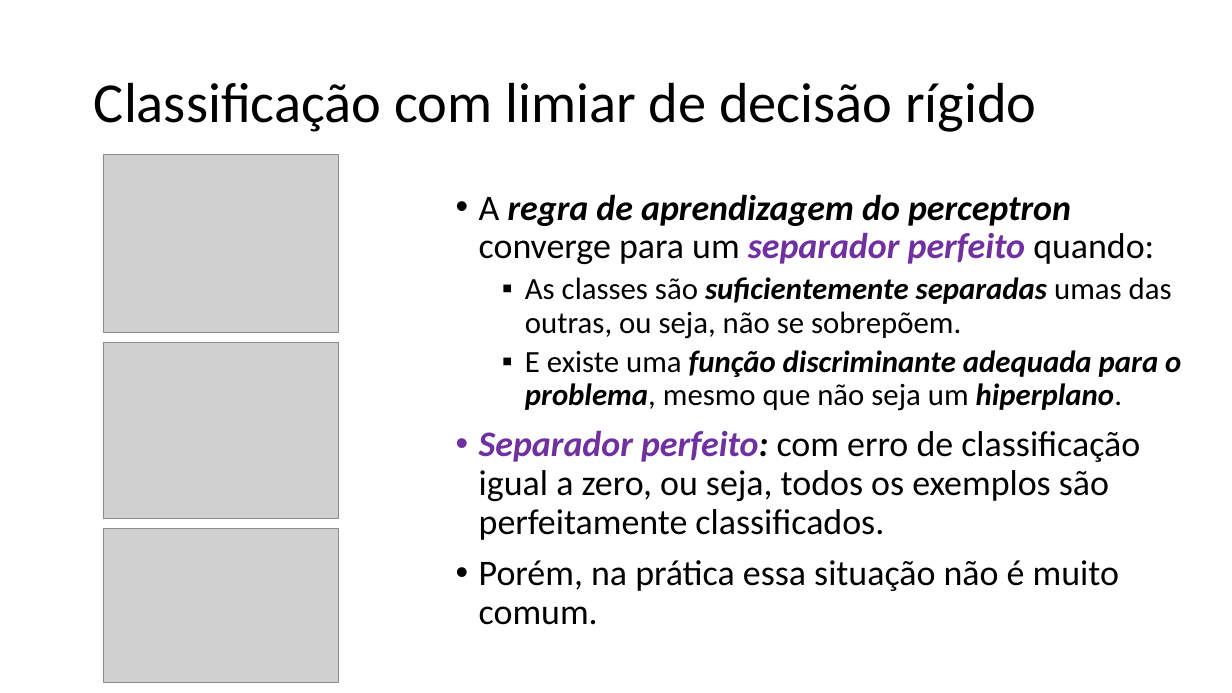
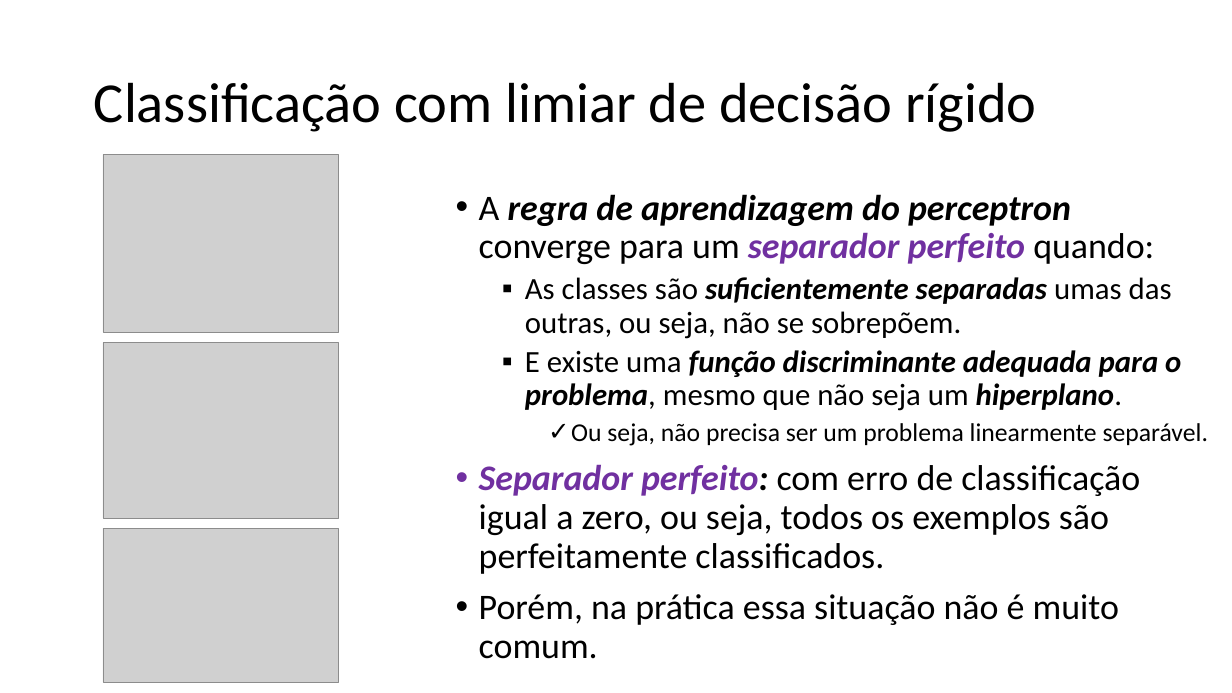
Before and after one commit to zz4fap/t320_aprendizado_de_maquina, a slide deck: slide 19 of slides/T320_Classificação (Parte II).pptx. Drawn at 1232x693 pixels with LibreOffice and Linux fonts; fonts in the diff are those of the drawing; grey boxes stand for pictures. Boxes give left, top, right and bottom in pixels: in the first picture for what was removed or moved away, otherwise in the second. Text is boxed around its words. In the diff, an @@ line names an element or a change of style, - is before the commit and + after.

Commit message:
update of slides

```diff
--- a/slides/T320_Classificação (Parte II).pptx
+++ b/slides/T320_Classificação (Parte II).pptx
@@ text at (571, 423, 1208, 446): paragraph added @@
+    ✓ Ou seja, não precisa ser um problema linearmente separável.
```
Also in this commit, not shown: 1 other slide changed, 1 slide added, 1 other file.
